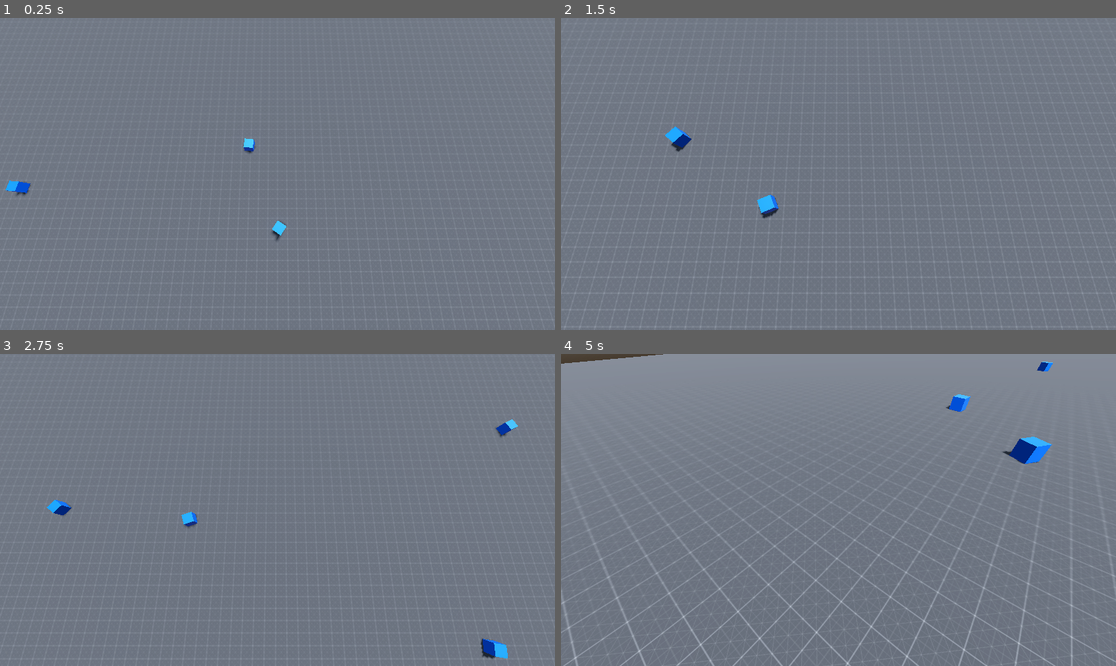
Above: before the commit, frames 1-4 (two rows, left to right).
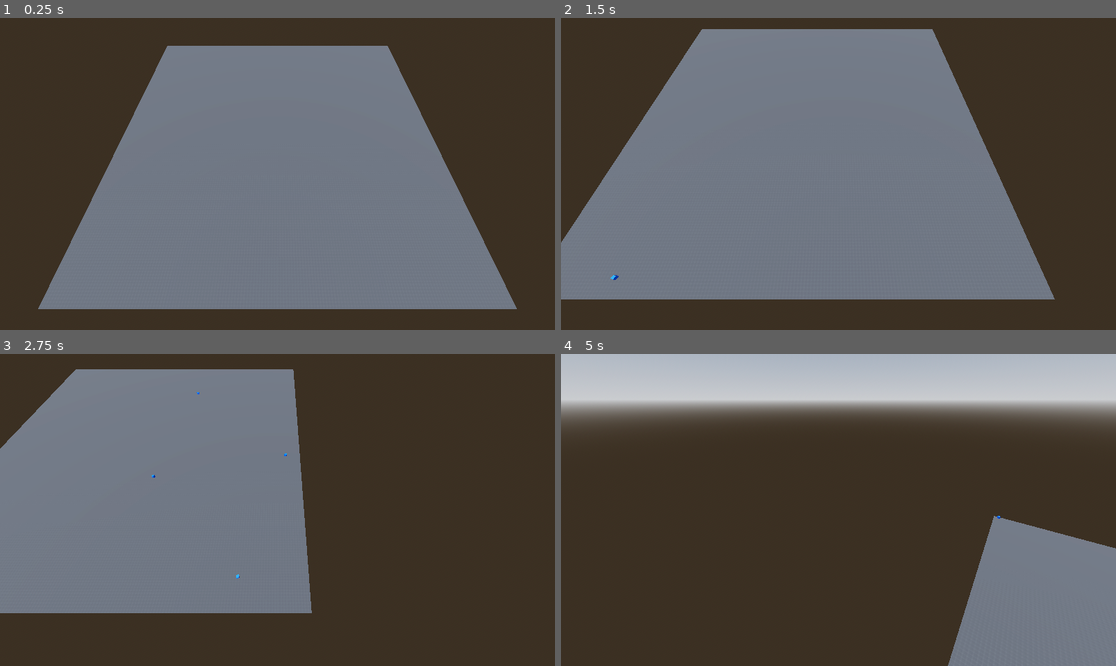
Above: after the commit, the same moments.

Repository: DavidLee36/vivarium
Game: Godot game, scene res://scenes/world.tscn
Two runs of this game, one before a commit and one after it. Both use one fixed random seed, a clock stepped at 60 frames per second and the inputs below.
Inputs (mouse positions are in pixels of both pictures, inside the frame that each line leads up to):
- Up to frame 1 (0.25 s): no input
- Up to frame 2 (1.5 s): move the mouse to (960, 158) at 0.52 s; hold D (move_right) 0.53-1.28 s; hold Ctrl (ctrl) 0.53-1.28 s; tap Shift (shift) at 0.8, 1.35 s; move the mouse to (727, 189) at 1.27 s; hold S (move_back) from 1.28 s (still down)
- Up to frame 3 (2.75 s): tap E (speed_time, bound only after the commit) at 1.55 s; move the mouse to (333, 441) at 2.02 s; release S (move_back) at 2.03 s; hold D (move_right) from 2.03 s (still down); hold E (speed_time, bound only after the commit) from 2.03 s (still down); tap Ctrl (ctrl) at 2.3 s
- Up to frame 4 (5 s): move the mouse to (810, 572) at 2.77 s; release D (move_right) at 2.78 s; release E (speed_time, bound only after the commit) at 2.78 s; hold W (move_forward) 2.78-3.53 s; tap Ctrl (ctrl) at 2.85, 4.55 s; tap Shift (shift) at 3.05, 4.35 s; move the mouse to (1005, 556) at 3.52 s; hold A (move_left) 3.53-4.28 s; hold Right mouse button (right_click) 3.53-4.28 s; tap E (speed_time, bound only after the commit) at 3.8 s; move the mouse to (794, 506) at 4.27 s; hold W (move_forward) from 4.28 s (still down)

The runs differ from the first frame. In frame 1, 47% of the frame differs, in the area x 0-100%, y 0-100%; in frame 2, 42%; in frame 3, 59%; in frame 4, 88%.

Commit message:
init sim manager and spawn in motes

Diff:
--- a/project.godot
+++ b/project.godot
@@ -14,6 +14,10 @@
 run/main_scene="uid://c26srvovprmu6"
 config/features=PackedStringArray("4.6", "Forward Plus")
 config/icon="res://icon.svg"
+
+[autoload]
+
+SimManager="*uid://bx67foyk87h3h"
 
 [input]
 
@@ -62,6 +66,11 @@
 "events": [Object(InputEventKey,"resource_local_to_scene":false,"resource_name":"","device":-1,"window_id":0,"alt_press …(195 unchanged characters)…
 ]
 }
+speed_time={
+"deadzone": 0.2,
+"events": [Object(InputEventKey,"resource_local_to_scene":false,"resource_name":"","device":-1,"window_id":0,"alt_pressed":false,"shift_pressed":false,"ctrl_pressed":false,"meta_pressed":false,"pressed":false,"keycode":0,"physical_keycode":69,"key_label":0,"unicode":101,"location":0,"echo":false,"script":null)
+]
+}
 
 [physics]
 
--- a/scenes/world.tscn
+++ b/scenes/world.tscn
@@ -1,7 +1,6 @@
 [gd_scene format=3 uid="uid://c26srvovprmu6"]
 
 [ext_resource type="Texture2D" uid="uid://c2njtf076yown" path="res://addons/kenney_prototype_textures/dark/texture_04.png" id="1_4wyf3"]
-[ext_resource type="PackedScene" uid="uid://cm24u13na67jl" path="res://scenes/mote.tscn" id="2_rwgxs"]
 [ext_resource type="PackedScene" uid="uid://bsxy22x3hm8o6" path="res://scenes/camera.tscn" id="3_4wyf3"]
 
 [sub_resource type="ProceduralSkyMaterial" id="ProceduralSkyMaterial_4wyf3"]
@@ -24,7 +23,7 @@
 
 [sub_resource type="PlaneMesh" id="PlaneMesh_4wyf3"]
 material = SubResource("StandardMaterial3D_rwgxs")
-size = Vector2(240, 135)
+size = Vector2(154, 154)
 
 [sub_resource type="WorldBoundaryShape3D" id="WorldBoundaryShape3D_4wyf3"]
 
@@ -41,38 +40,13 @@
 
 [node name="Floor" type="StaticBody3D" parent="Map" unique_id=117586258]
 
-[node name="MeshInstance3D" type="MeshInstance3D" parent="Map/Floor" unique_id=1414479997]
+[node name="FloorMesh" type="MeshInstance3D" parent="Map/Floor" unique_id=1414479997]
 mesh = SubResource("PlaneMesh_4wyf3")
 
 [node name="CollisionShape3D" type="CollisionShape3D" parent="Map/Floor" unique_id=1979634098]
 shape = SubResource("WorldBoundaryShape3D_4wyf3")
 
-[node name="CharacterBody3D" parent="." unique_id=1537494994 instance=ExtResource("2_rwgxs")]
-transform = Transform3D(1, 0, 0, 0, 1, 0, 0, 0, 1, 0, 1.5753527, 0)
+[node name="Camera3D" parent="." unique_id=1357480943 instance=ExtResource("3_4wyf3")]
+transform = Transform3D(-1, 2.262667e-08, -8.44439e-08, -6.181722e-08, 0.50000006, 0.8660254, 6.1817225e-08, 0.8660254, -0.50000006, 0, 78.26023, -72)
 
-[node name="Camera3D" parent="." unique_id=1357480943 instance=ExtResource("3_4wyf3")]
-transform = Transform3D(1, 0, 0, 0, 0.25881907, 0.9659258, 0, -0.9659258, 0.25881907, 0, 21.260231, 0)
-
-[node name="CharacterBody3D2" parent="." unique_id=558177774 instance=ExtResource("2_rwgxs")]
-transform = Transform3D(1, 0, 0, 0, 1, 0, 0, 0, 1, 27, 1, 8)
-
-[node name="CharacterBody3D3" parent="." unique_id=27871597 instance=ExtResource("2_rwgxs")]
-transform = Transform3D(1, 0, 0, 0, 1, 0, 0, 0, 1, -32, 1, 10)
-
-[node name="CharacterBody3D4" parent="." unique_id=1500147461 instance=ExtResource("2_rwgxs")]
-transform = Transform3D(1, 0, 0, 0, 1, 0, 0, 0, 1, 35, 1, -10)
-
-[node name="CharacterBody3D5" parent="." unique_id=1859296904 instance=ExtResource("2_rwgxs")]
-transform = Transform3D(1, 0, 0, 0, 1, 0, 0, 0, 1, 57, 1, 22)
-
-[node name="CharacterBody3D6" parent="." unique_id=1461217741 instance=ExtResource("2_rwgxs")]
-transform = Transform3D(1, 0, 0, 0, 1, 0, 0, 0, 1, -3, 1, -9)
-
-[node name="CharacterBody3D7" parent="." unique_id=1866626113 instance=ExtResource("2_rwgxs")]
-transform = Transform3D(1, 0, 0, 0, 1, 0, 0, 0, 1, -19, 1, 21)
-
-[node name="CharacterBody3D8" parent="." unique_id=1574653619 instance=ExtResource("2_rwgxs")]
-transform = Transform3D(1, 0, 0, 0, 1, 0, 0, 0, 1, 40, 1, 33)
-
-[node name="CharacterBody3D9" parent="." unique_id=7527592 instance=ExtResource("2_rwgxs")]
-transform = Transform3D(1, 0, 0, 0, 1, 0, 0, 0, 1, -27, 1, -4)
+[node name="Motes" type="Node3D" parent="." unique_id=2069576188]
--- a/scripts/camera.gd
+++ b/scripts/camera.gd
@@ -1,6 +1,6 @@
 extends Camera3D
 
-@export var default_speed: float = 10
+@export var default_speed: float = 15
 @export var sensitivity: float = 0.3
 
 var _mouse_delta := Vector2.ZERO
@@ -11,12 +11,19 @@
 		_mouse_delta = event.relative
 
 func _physics_process(delta: float) -> void:
+	_misc_input()
 	_movement_logic(delta)
 	_mouse_delta = Vector2.ZERO
 
+func _misc_input() -> void:
+	if Input.is_action_pressed("speed_time"):
+		Engine.time_scale = 5.0
+	else:
+		Engine.time_scale = 1.
+
 func _movement_logic(delta: float) -> void:
 	# Speed
-	var speed = default_speed * 2 if Input.is_action_pressed("shift") else default_speed
+	var speed = default_speed * 4 if Input.is_action_pressed("shift") else default_speed
 
 	# WASD
 	var input_dir := Input.get_vector("move_left", "move_right", "move_forward", "move_back")
--- a/scripts/mote.gd
+++ b/scripts/mote.gd
@@ -1,3 +1,5 @@
+class_name Mote
+
 extends CharacterBody3D
 
 enum State {
@@ -7,20 +9,22 @@
 }
 
 var state: State = State.WANDERING
-@onready var target_position: Vector3 = global_position
+
+var target_position: Vector3
 var rotation_speed_min: float = 1.5
 var rotation_speed_max: float = 5.0
 
 var move_r: int = 20
 
 var sight_r: int = 10
-var speed: int = 3
+var speed: int = 5
 
 var food: float = 100
 var water: float = 100
 
 func _ready() -> void:
-	pass
+	target_position = global_position
+	SimManager.register_mote(self)
 
 func _physics_process(delta: float) -> void:
 	_update_curr_state()
@@ -47,10 +51,13 @@
 
 func _wander() -> bool:
 	if _at_position_buffer(0.05) or (global_position.x == 0 and global_position.z == 0): # Pick a new target pos
-		target_position.x = randi_range(int(global_position.x) - move_r, int(global_position.x) + move_r)
-		target_position.z = randi_range(int(global_position.z) - move_r, int(global_position.z) + move_r)
+		target_position.x = clamp(randi_range(int(global_position.x) - move_r, int(global_position.x) + move_r), SimManager.left_bound, SimManager.right_bound)
+		target_position.z = clamp(randi_range(int(global_position.z) - move_r, int(global_position.z) + move_r), SimManager.bottom_bound, SimManager.top_bound)
 		return true
 	return false
+
+func die() -> void:
+	pass
 
 func _seek_resource() -> void:
 	pass
--- /dev/null
+++ b/scripts/sim_manager.gd
@@ -0,0 +1,42 @@
+extends Node3D
+
+var scene_tree
+
+var left_bound: float = -75
+var right_bound: float = 75
+var top_bound: float = 75
+var bottom_bound: float = -75
+
+var TICK_TIME: float = 1 # In seconds
+var tick_timer: Timer
+var curr_tick: int = 0
+
+var mote_scene = load("res://scenes/mote.tscn")
+var motes: Array = []
+var mote_spawn_chance: float = 1
+
+func _ready() -> void:
+	scene_tree = get_tree()
+	_timer_setup()
+
+func _tick() -> void:
+	curr_tick += 1
+	_spawn_random()
+	print("Total Motes: ", motes.size())
+
+func register_mote(mote: Mote) -> void:
+	motes.append(mote)
+
+func _spawn_random() -> void:
+	var spawn_point = Vector3(randf_range(left_bound, right_bound), 1, randf_range(bottom_bound, top_bound))
+	var new_mote = mote_scene.instantiate()
+	new_mote.position = spawn_point
+	scene_tree.get_root().get_node("World/Motes").add_child(new_mote)
+
+func _timer_setup() -> void:
+	tick_timer = Timer.new()
+	add_child(tick_timer)
+	tick_timer.wait_time = TICK_TIME
+	tick_timer.one_shot = false
+	tick_timer.timeout.connect(_tick)
+	tick_timer.start()
Not shown, added: scripts/sim_manager.gd.uid
